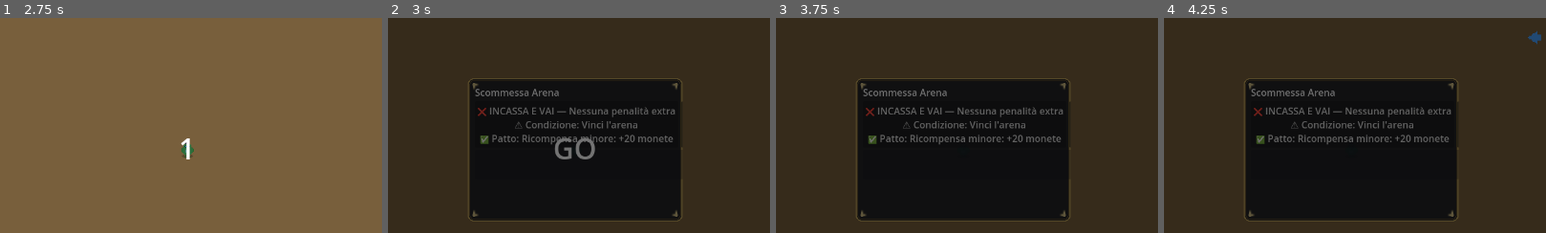
Above: before the commit, frames 1-4 (left to right).
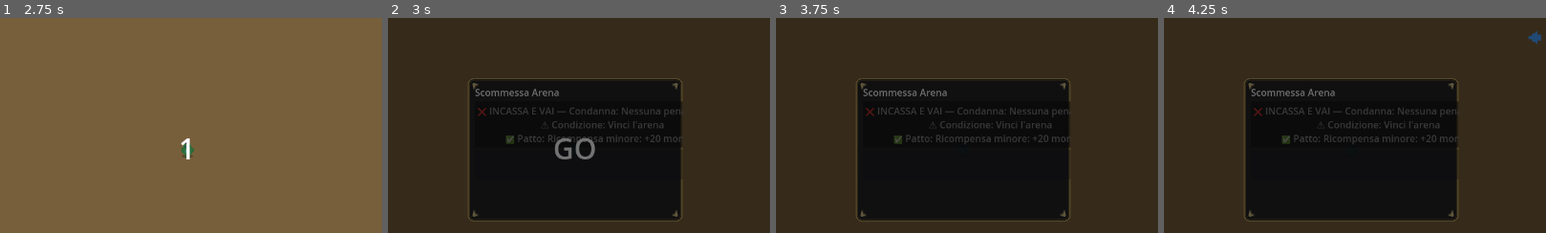
Above: after the commit, the same moments.

Repository: Faratas410/Gallicus-2.0
Game: Godot game, scene res://scenes/Main.tscn
Same seed, same stepped clock (60 frames per second), same inputs: the game is played once before the commit and once after it.
Inputs:
- Up to frame 1 (2.75 s): click "CONTINUE" at 0.5 s; click "CONTINUE" at 1.25 s; click "BUY" at 2 s
- Up to frame 2 (3 s): click "BUY" at 2.75 s
- Up to frame 3 (3.75 s): click "❌ INCASSA E VAI — Nessuna pen…" (after the commit: "❌ INCASSA E VAI — Condanna: N…") at 3.5 s
- Up to frame 4 (4.25 s): no input
The pictures show only the part of the screen within x 26-76%, y 19-69%; the shares and areas given below are measured in that part.

Frame 1 is identical in both runs. In frame 2, 2.0% of the frame differs, in the area x 23-77%, y 41-59%; in frame 3, 2.1%; in frame 4, 2.1%.

Commit message:
Dim coward bet and clarify condemnation text

Diff:
--- a/scripts/ui/ui_root.gd
+++ b/scripts/ui/ui_root.gd
@@ -887,6 +887,9 @@
 	_set_bet_button_text(bet_win_button, "COWARD")
 	_set_bet_button_text(bet_no_hit_button, "PURE_BLOOD")
 	_set_bet_button_text(bet_fast_button, "DOUBLE_OR_DIE")
+	_apply_bet_button_style(bet_win_button, "COWARD")
+	_apply_bet_button_style(bet_no_hit_button, "PURE_BLOOD")
+	_apply_bet_button_style(bet_fast_button, "DOUBLE_OR_DIE")
 
 func _set_bet_button_text(button: Button, bet_id: String) -> void:
 	if not _bets_by_id.has(bet_id):
@@ -902,14 +905,30 @@
 	var doom_text: String = str(bet.get("doom", ""))
 	var lines: Array[String] = []
 	if doom_text != "":
-		lines.append("❌ %s — %s" % [name_text, doom_text])
+		lines.append("❌ %s — Condanna: %s" % [name_text, doom_text])
 	else:
-		lines.append("❌ %s" % name_text)
+		lines.append("❌ %s — Condanna" % name_text)
 	if condition_text != "":
 		lines.append("⚠️ Condizione: %s" % condition_text)
 	if pact_text != "":
 		lines.append("✅ Patto: %s" % pact_text)
 	button.text = "\n".join(lines)
+
+func _apply_bet_button_style(button: Button, bet_id: String) -> void:
+	if button == null:
+		return
+	if bet_id == "COWARD":
+		button.modulate = Color(0.72, 0.72, 0.72, 0.92)
+		button.add_theme_color_override("font_color", Color(0.75, 0.75, 0.75, 1.0))
+		button.add_theme_color_override("font_hover_color", Color(0.85, 0.85, 0.85, 1.0))
+		button.add_theme_color_override("font_focus_color", Color(0.85, 0.85, 0.85, 1.0))
+		button.add_theme_color_override("font_pressed_color", Color(0.9, 0.9, 0.9, 1.0))
+		return
+	button.modulate = Color(1.0, 1.0, 1.0, 1.0)
+	button.remove_theme_color_override("font_color")
+	button.remove_theme_color_override("font_hover_color")
+	button.remove_theme_color_override("font_focus_color")
+	button.remove_theme_color_override("font_pressed_color")
 
 func _on_bet_failed(can_retry: bool) -> void:
 	if bet_panel != null:
